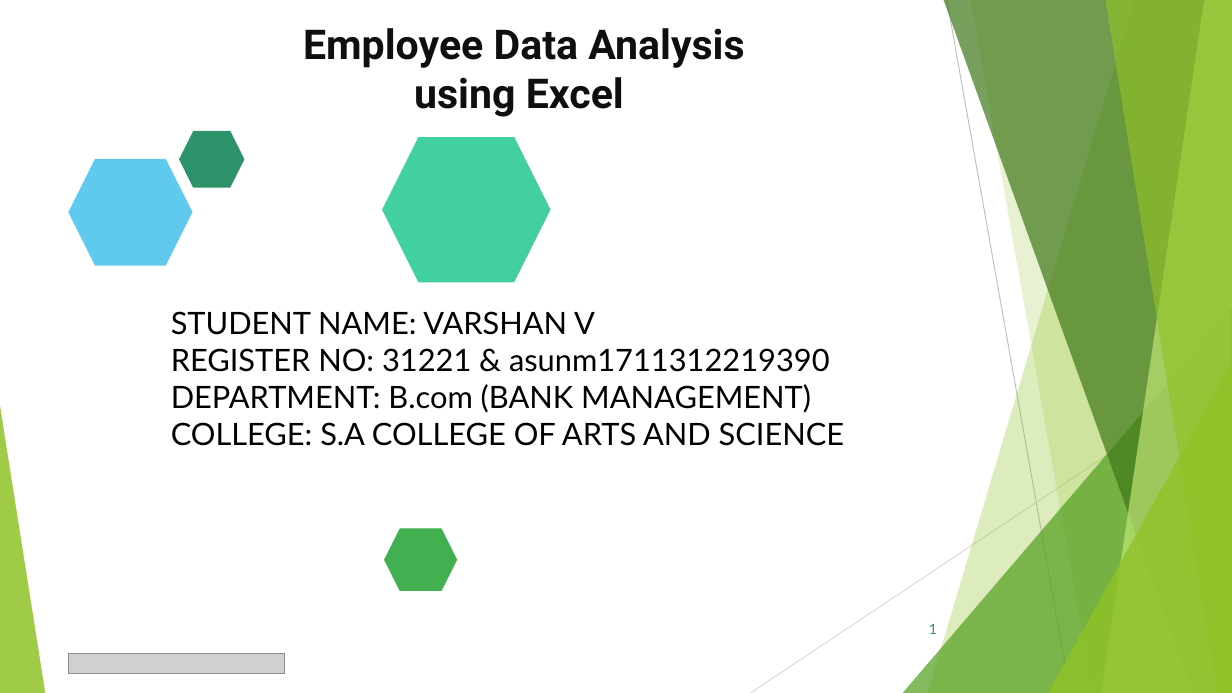
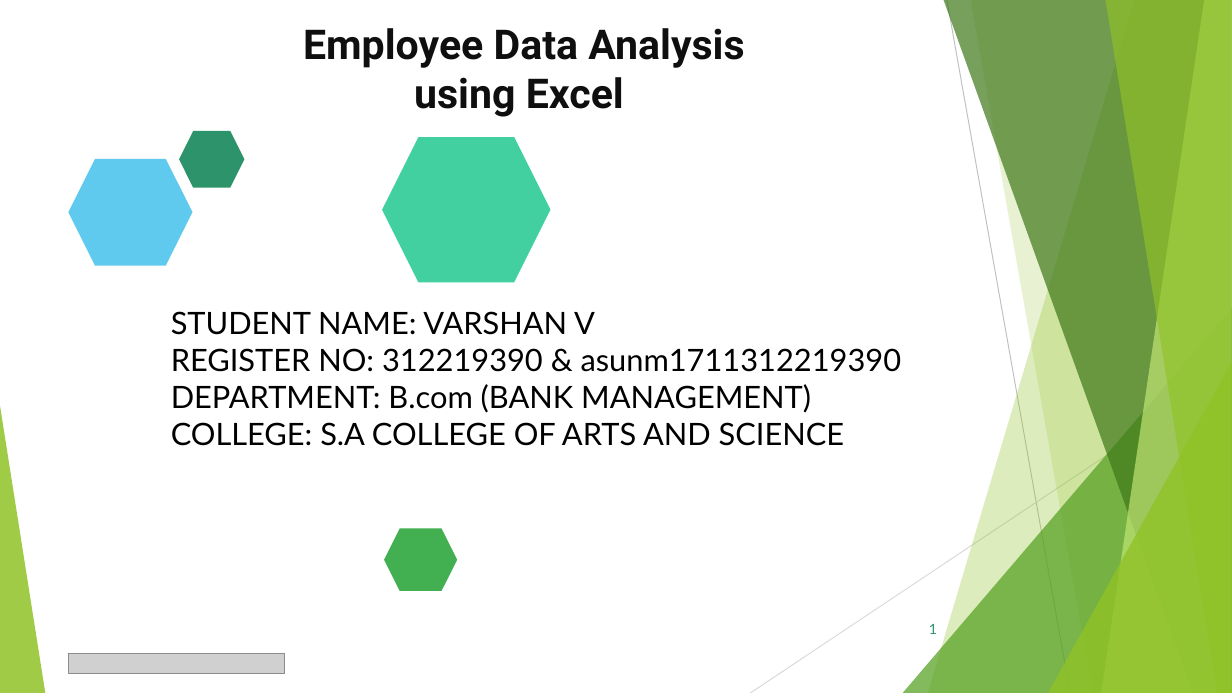
Before and after one commit to Varshan787/tnsdc-data-analytics-with-excel-naan-mudhalvan, a slide deck: slide 1 of Employee_Data_Analysis_VARSHAN V.pptx. Drawn at 1232x693 pixels with LibreOffice and Linux fonts; fonts in the diff are those of the drawing; grey boxes stand for pictures. Boxes give left, top, right and bottom in pixels: in the first picture for what was removed or moved away, otherwise in the second. Text is boxed around its words. In the diff, an @@ line names an element or a change of style, - is before the commit and + after.

```diff
--- a/Employee_Data_Analysis_VARSHAN V.pptx
+++ b/Employee_Data_Analysis_VARSHAN V.pptx
@@ text at (x1=171, y1=348, x2=902, y2=372): text changed @@
-REGISTER NO: 31221 & asunm1711312219390
+REGISTER NO: 312219390 & asunm1711312219390
```
